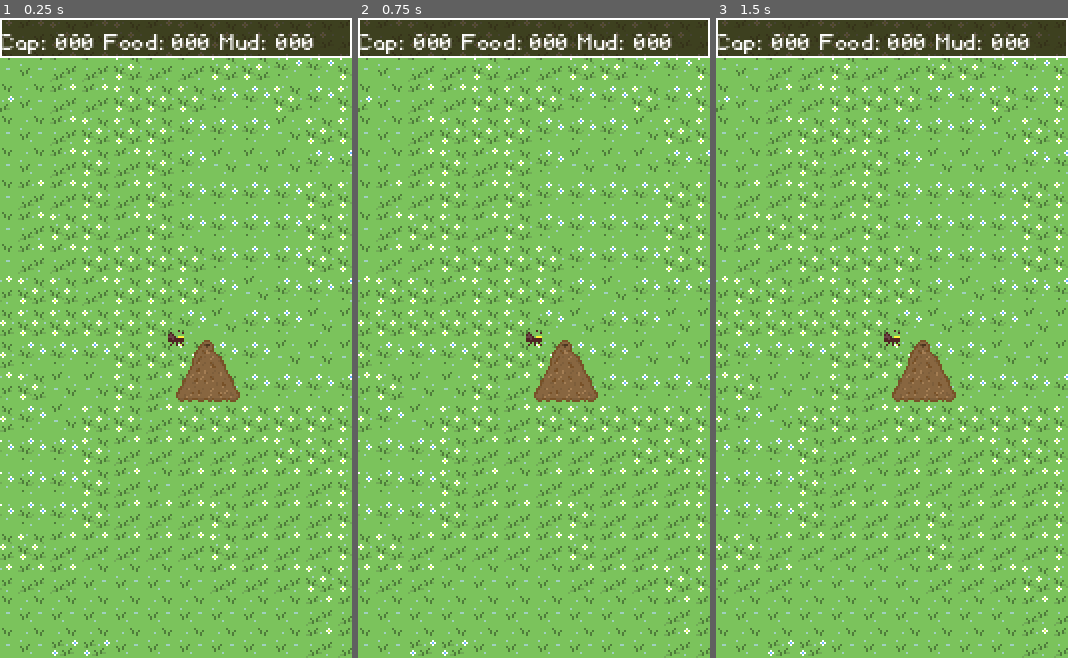
Above: before the commit, frames 1-3 (left to right).
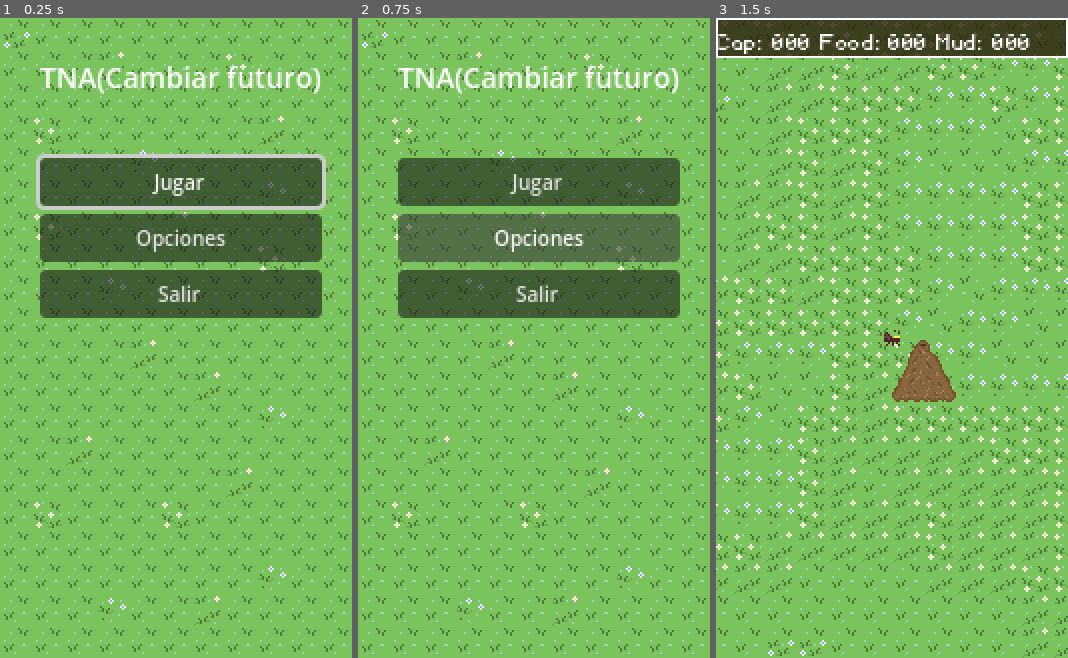
Above: after the commit, the same moments.

Repository: Aquilescastro115/TNA-GAME
Game: Godot game, scene res://Scenes/main_menu.tscn
Two runs of this game, one before a commit and one after it. Both use one fixed random seed, a clock stepped at 60 frames per second and the inputs below. Before the commit the project starts from res://Scenes/world.tscn.
Inputs (mouse positions are in pixels of both pictures, inside the frame that each line leads up to):
- Up to frame 1 (0.25 s): no input
- Up to frame 2 (0.75 s): click (537, 235) at 0.5 s, where only the run after the commit has a clickable "Opciones"
- Up to frame 3 (1.5 s): click (895, 184) at 1.25 s, where only the run after the commit has a clickable "Jugar"

The runs differ from the first frame. In frame 1, 41% of the frame differs, in the area x 0-100%, y 0-100%; in frame 2, 39%; in frame 3, nothing differs.

Commit message:
UPDATE MENU
Me falta borrar unos archivos, pero como medida de seguridad guardare estos cambios

Diff:
--- /dev/null
+++ b/Scenes/Game.tscn
@@ -0,0 +1,3 @@
+[gd_scene format=3 uid="uid://mxwx424i6plo"]
+
+[node name="Game" type="Node2D" unique_id=1216114582]
--- a/Scenes/main_menu.tscn
+++ b/Scenes/main_menu.tscn
@@ -1,32 +1,57 @@
 [gd_scene format=3 uid="uid://d3ulqvtaqaawh"]
 
-[ext_resource type="Script" uid="uid://14ndpy8ej78a" path="res://Scripts/ui/main_menu.gd" id="1_28flt"]
+[ext_resource type="Script" uid="uid://dy6rrpdmh4qky" path="res://Scripts/main_menu.gd" id="1_28flt"]
+[ext_resource type="Texture2D" uid="uid://h7jnx1a541ac" path="res://Assets/Background01.png" id="2_48xlc"]
 
-[node name="MainMenu" type="Control" unique_id=2095461828]
-layout_mode = 3
-anchors_preset = 15
-anchor_right = 1.0
-anchor_bottom = 1.0
-grow_horizontal = 2
-grow_vertical = 2
+[node name="MainMenu" type="CanvasLayer" unique_id=1524348573]
 script = ExtResource("1_28flt")
 
-[node name="VBoxContainer" type="VBoxContainer" parent="." unique_id=1162718346]
-layout_mode = 0
+[node name="Background" type="TextureRect" parent="." unique_id=1827656454]
 offset_right = 40.0
 offset_bottom = 40.0
+size_flags_horizontal = 4
+size_flags_vertical = 0
+texture = ExtResource("2_48xlc")
 
-[node name="NewGame" type="Button" parent="VBoxContainer" unique_id=606555093]
+[node name="MenuInterface" type="MarginContainer" parent="." unique_id=1235629367]
+offset_right = 40.0
+offset_bottom = 59.0
+size_flags_horizontal = 4
+size_flags_vertical = 0
+theme_override_constants/margin_left = 20
+theme_override_constants/margin_top = 20
+theme_override_constants/margin_right = 10
+theme_override_constants/margin_bottom = 10
+
+[node name="MainLayout" type="VBoxContainer" parent="MenuInterface" unique_id=872605079]
+layout_mode = 2
+theme_override_constants/separation = 30
+alignment = 1
+
+[node name="GameTitle" type="Label" parent="MenuInterface/MainLayout" unique_id=489815300]
+layout_mode = 2
+size_flags_horizontal = 4
+theme_override_font_sizes/font_size = 14
+text = "TNA(Cambiar futuro)"
+horizontal_alignment = 1
+
+[node name="ButtonsContainer" type="VBoxContainer" parent="MenuInterface/MainLayout" unique_id=181960338]
 layout_mode = 2
 
-[node name="LoadGame" type="Button" parent="VBoxContainer" unique_id=65045584]
+[node name="PlayButton" type="Button" parent="MenuInterface/MainLayout/ButtonsContainer" unique_id=1269803772]
+custom_minimum_size = Vector2(120, 24)
 layout_mode = 2
+theme_override_font_sizes/font_size = 10
+text = "Jugar"
 
-[node name="Instagram(dc)" type="Button" parent="VBoxContainer" unique_id=668226574]
+[node name="OptionsButton" type="Button" parent="MenuInterface/MainLayout/ButtonsContainer" unique_id=645806923]
+custom_minimum_size = Vector2(120, 24)
 layout_mode = 2
+theme_override_font_sizes/font_size = 10
+text = "Opciones"
 
-[node name="Instagram(pc)" type="Button" parent="VBoxContainer" unique_id=932461804]
+[node name="ExitButton" type="Button" parent="MenuInterface/MainLayout/ButtonsContainer" unique_id=1774007854]
+custom_minimum_size = Vector2(120, 24)
 layout_mode = 2
-
-[node name="Exit" type="Button" parent="VBoxContainer" unique_id=980732264]
-layout_mode = 2
+theme_override_font_sizes/font_size = 10
+text = "Salir"
--- /dev/null
+++ b/Scripts/main_menu.gd
@@ -0,0 +1,44 @@
+extends CanvasLayer
+
+# --- CONFIGURACIÓN DE RUTAS ---
+const GAME_SCENE_PATH : String = "res://Scenes/world.tscn"
+const OPTIONS_SCENE_PATH : String = "res://Scenes/Options.tscn"
+
+# --- REFERENCIAS A LOS NODOS ---
+@onready var play_button: Button = $MenuInterface/MainLayout/ButtonsContainer/PlayButton
+@onready var options_button: Button = $MenuInterface/MainLayout/ButtonsContainer/OptionsButton
+@onready var exit_button: Button = $MenuInterface/MainLayout/ButtonsContainer/ExitButton
+
+func _ready() -> void:
+	play_button.grab_focus()
+
+	play_button.pressed.connect(_on_play_button_pressed)
+	options_button.pressed.connect(_on_options_button_pressed)
+	exit_button.pressed.connect(_on_exit_button_pressed)
+
+	play_button.mouse_entered.connect(_on_button_hover)
+	options_button.mouse_entered.connect(_on_button_hover)
+	exit_button.mouse_entered.connect(_on_button_hover)
+
+# --- FUNCIONES DE RESPUESTA ---
+
+func _on_play_button_pressed() -> void:
+	print("Cargando el hormiguero... Iniciando juego.")
+	if ResourceLoader.exists(GAME_SCENE_PATH):
+		get_tree().change_scene_to_file(GAME_SCENE_PATH)
+	else:
+		push_warning("Error: No se encontró la escena del juego en: " + GAME_SCENE_PATH)
+
+func _on_options_button_pressed() -> void:
+	print("Abriendo menú de opciones.")
+	if ResourceLoader.exists(OPTIONS_SCENE_PATH):
+		get_tree().change_scene_to_file(OPTIONS_SCENE_PATH)
+	else:
+		print("Escena de opciones no implementada aún.")
+
+func _on_exit_button_pressed() -> void:
+	print("Cerrando el juego. ¡Adiós!")
+	get_tree().quit()
+
+func _on_button_hover() -> void:
+	pass
--- a/Scripts/ui/main_menu.gd
+++ /dev/null
@@ -1,31 +0,0 @@
-extends Control
-
-func _ready():
-
-	$VBoxContainer/NewGame.pressed.connect(_on_new_game)
-	$VBoxContainer/LoadGame.pressed.connect(_on_load_game)
-	$VBoxContainer/Instagram.pressed.connect(_on_instagramdc)
-	$VBoxContainer/Instagram.pressed.connect(_on_instagrampc)
-	$VBoxContainer/Exit.pressed.connect(_on_exit)
-
-
-func _on_new_game():
-	GameData.reset()
-	get_tree().change_scene_to_file("res://scenes/world.tscn")
-
-
-func _on_load_game():
-	if SaveSystem.load_game():
-		get_tree().change_scene_to_file("res://scenes/world.tscn")
-
-
-func _on_instagramdc():
-	OS.shell_open("https://www.instagram.com/aquilescastro_xd/")
-
-
-func _on_instagrampc():
-	OS.shell_open("https://www.instagram.com/takkunn._/")
-
-
-func _on_exit():
-	get_tree().quit()
--- a/project.godot
+++ b/project.godot
@@ -12,7 +12,7 @@
 
 config/name="TNA"
 config/version="0.0.1"
-run/main_scene="uid://ow33boko3j25"
+run/main_scene="uid://d3ulqvtaqaawh"
 config/features=PackedStringArray("4.6", "GL Compatibility")
 config/icon="res://icon.svg"
 
Not shown, added: Scripts/main_menu.gd.uid
Not shown, removed: Scripts/ui/main_menu.gd.uid
